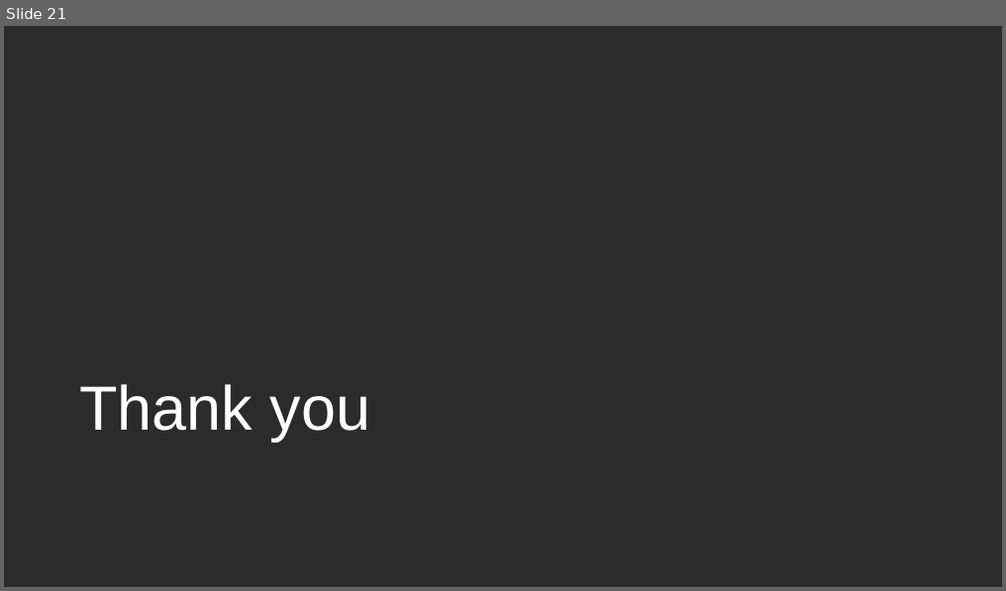
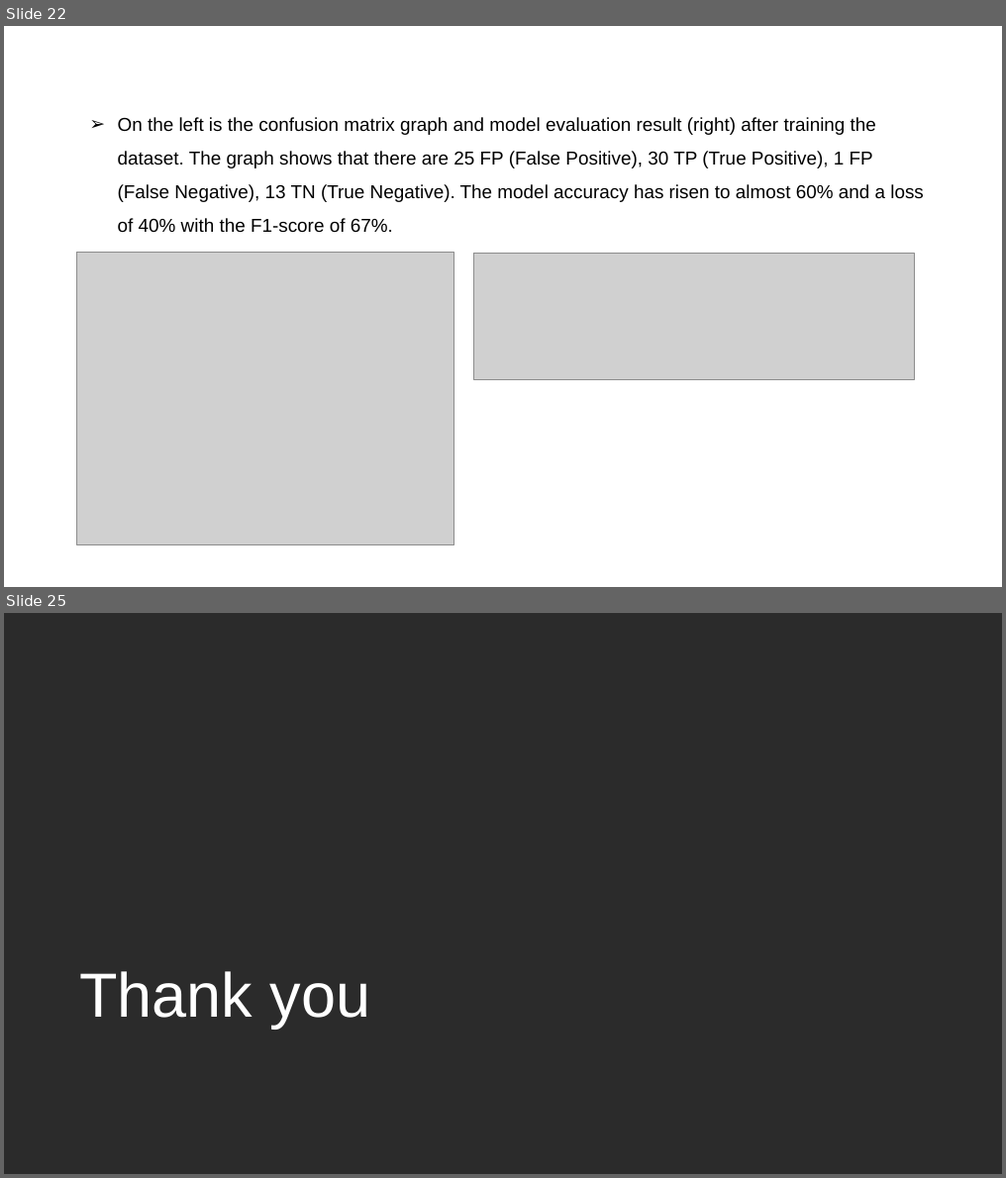
Before and after one commit to j-anne/dissertation-UEL-CN-7000, a slide deck: Thesis_presentation.Unicaf.pptx. Shown one above the other, each under a label of ours: slide 21 before the commit, slides 22 and 25 after it; the slides between them are not shown. The pictures are 1006x591 and 1006x1178 pixels, drawn with LibreOffice and Linux fonts; fonts in the diff are those of the drawing; grey boxes stand for pictures; background and template pictures are left out; a plain dark background stands for a picture behind light text. Boxes give left, top, right and bottom in pixels: in the first picture for what was removed or moved away, otherwise in the second. Text is boxed around its words. In the diff, an @@ line names an element or a change of style, - is before the commit and + after.

```diff
--- a/Thesis_presentation.Unicaf.pptx
+++ b/Thesis_presentation.Unicaf.pptx
@@ slide 22 added at box(4, 26, 1002, 587), background picture (left out) @@
@@ text added at box(118, 117, 924, 233), 18 pt, text #000000 @@
+➢ On the left is the confusion matrix graph and model evaluation result (right) after training the dataset. The graph shows that there are 25 FP (False Positive), 30 TP (True Positive), 1 FP (False Negative), 13 TN (True Negative). The model accuracy has risen to almost 60% and a loss of 40% with the F1-score of 67%.
@@ picture added at box(76, 253, 453, 546) @@
@@ picture added at box(473, 254, 915, 380) @@
@@ what was slide 21 is now slide 25 @@
```
Also in this commit, not shown: 17 slides changed, 5 other slides added, 2 slides removed.
